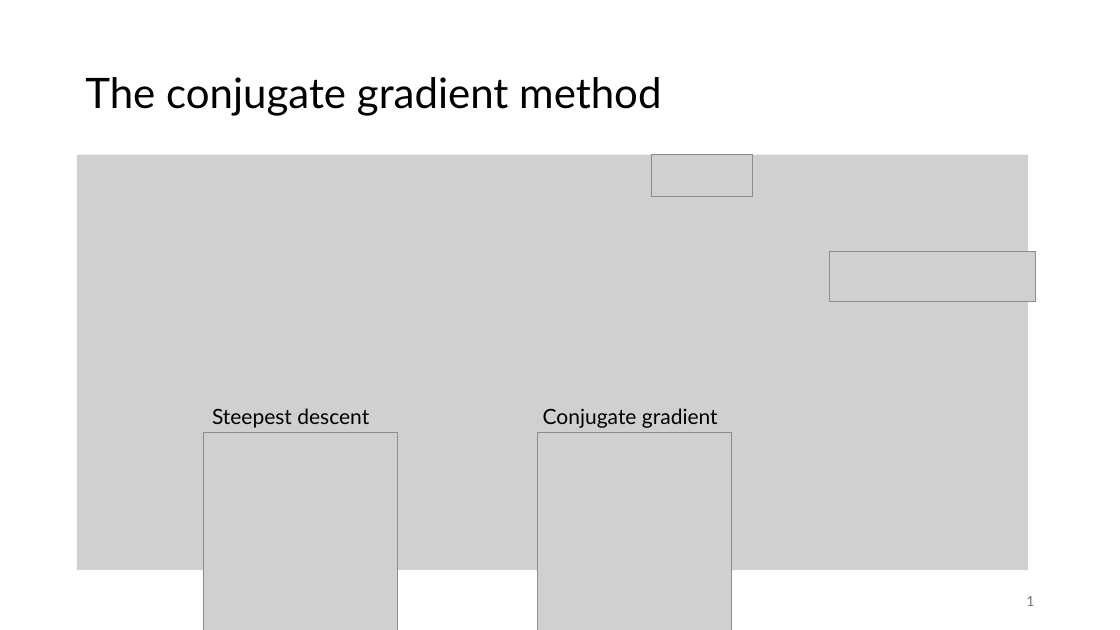
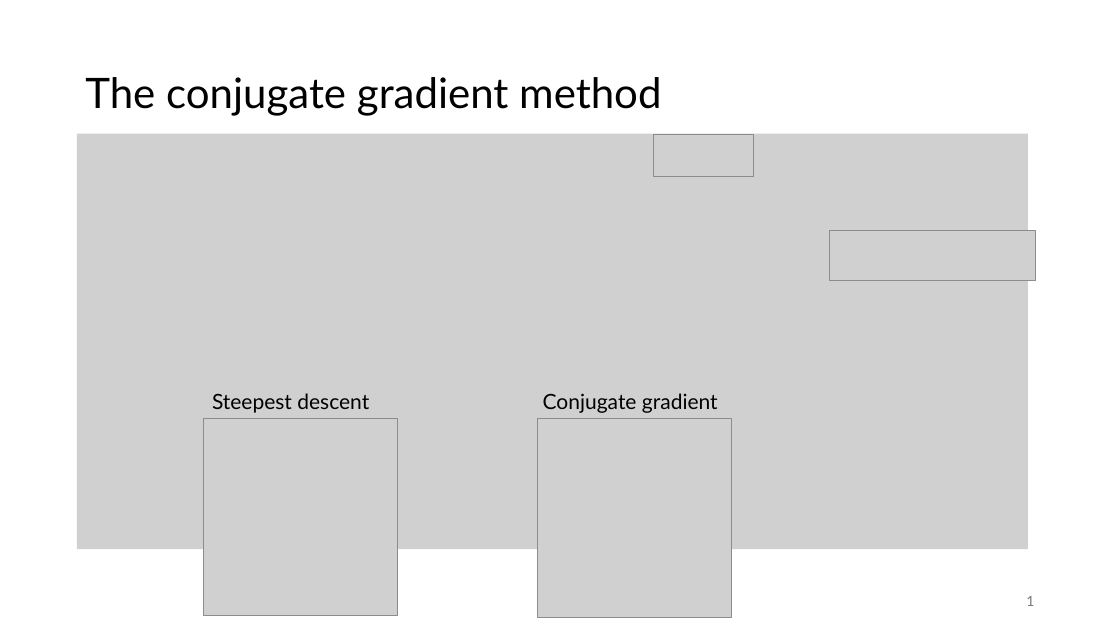
Before and after one commit to lucarighetti3/CG-MPI, a slide deck: slide 2 of project_pres.pptx. Drawn at 1120x630 pixels with LibreOffice and Linux fonts; fonts in the diff are those of the drawing; grey boxes stand for pictures; background and template pictures are left out. Boxes give left, top, right and bottom in pixels: in the first picture for what was removed or moved away, otherwise in the second. Text is boxed around its words. In the diff, an @@ line names an element or a change of style, - is before the commit and + after.

```diff
--- a/project_pres.pptx
+++ b/project_pres.pptx
@@ 3 pictures: place and size @@
-3 pictures at [77,155,1036,571]
+3 pictures at [77,134,1036,549]
@@ 2 pictures, 2 texts: place and size @@
-2 pictures, 2 texts at [204,408,732,630]
+2 pictures, 2 texts at [204,393,732,618]
```
Also in this commit, not shown: 7 other slides changed, 1 slide added.
